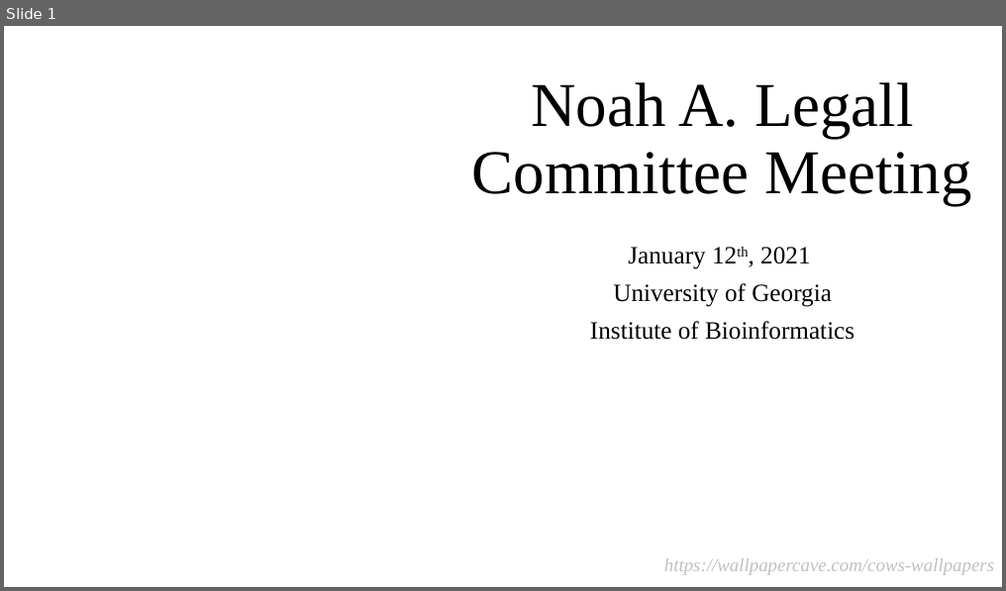
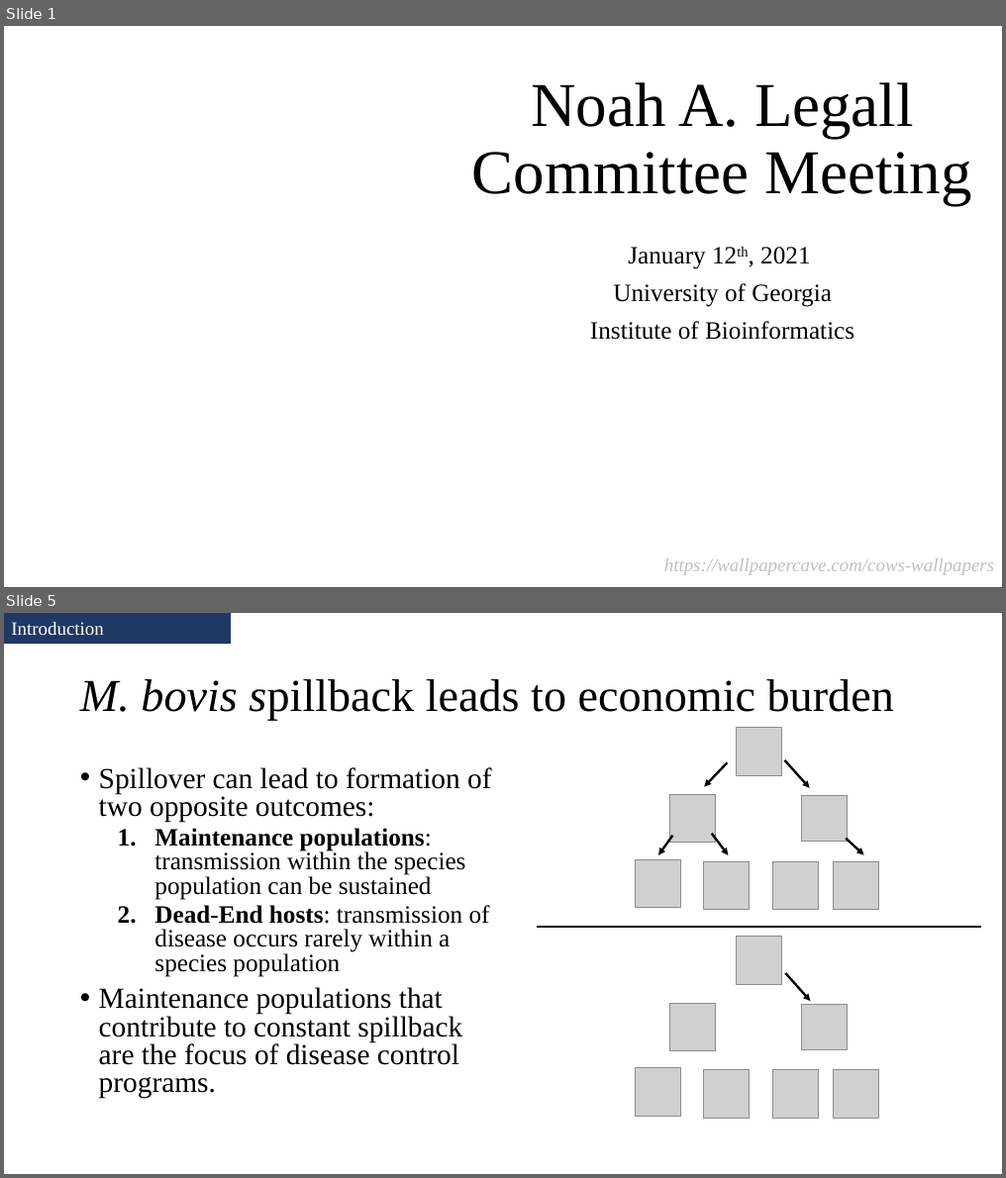
Before and after one commit to salvadorlab/Bovis-PangenomeOfReservoirs, a slide deck: Resources/2021_committeemeeting.pptx. Shown one above the other, each under a label of ours: slide 1 before the commit, slides 1 and 5 after it; the slides between them are not shown. The pictures are 1006x591 and 1006x1178 pixels, drawn with LibreOffice and Linux fonts; fonts in the diff are those of the drawing; grey boxes stand for pictures; background and template pictures are left out. Boxes give left, top, right and bottom in pixels: in the first picture for what was removed or moved away, otherwise in the second. Text is boxed around its words. In the diff, an @@ line names an element or a change of style, - is before the commit and + after.

```diff
--- a/Resources/2021_committeemeeting.pptx
+++ b/Resources/2021_committeemeeting.pptx
@@ slide 5 added at (4,613,1002,1174), background #FFFFFF @@
@@ rectangle added at (4,613,231,643), fill #203864, outline #203864 1 pt, 18 pt, text #FFFFFF @@
+Introduction
@@ title added at (80,679,894,721), 44 pt, text #000000 @@
+M. bovis spillback leads to economic burden
@@ picture added at (737,728,782,775) @@
@@ arrow added from (785, 761) to (810, 788), #000000 2.25 pt @@
@@ text added at (99,767,491,1099), 24 pt, text #000000 @@
+• Spillover can lead to formation of two opposite outcomes:
+  1. Maintenance populations: transmission within the species population can be sustained
+  2. Dead-End hosts: transmission of disease occurs rarely within a species population
+• Maintenance populations that contribute to constant spillback are the focus of disease control programs.
@@ arrow added from (727, 762) to (705, 786), #000000 2.25 pt @@
@@ picture added at (670,794,716,842) @@
@@ picture added at (801,796,846,842) @@
@@ arrow added from (672, 836) to (658, 856), #000000 2.25 pt @@
@@ arrow added from (712, 834) to (728, 856), #000000 2.25 pt @@
@@ arrow added from (846, 839) to (864, 856), #000000 2.25 pt @@
@@ picture added at (635,860,681,907) @@
@@ picture added at (704,861,749,909) @@
@@ picture added at (772,861,818,909) @@
@@ picture added at (833,861,878,909) @@
@@ line added from (537, 927) to (981, 927), #000000 2.25 pt @@
@@ picture added at (737,937,782,984) @@
@@ arrow added from (785, 973) to (810, 1001), #000000 2.25 pt @@
@@ picture added at (670,1003,716,1051) @@
@@ picture added at (801,1004,846,1051) @@
@@ picture added at (635,1068,681,1116) @@
@@ picture added at (704,1070,749,1118) @@
@@ picture added at (772,1070,818,1118) @@
@@ picture added at (833,1070,878,1118) @@
```
Also in this commit, not shown: 13 slides changed, 7 other slides added, 5 slides removed, 2 other files.
